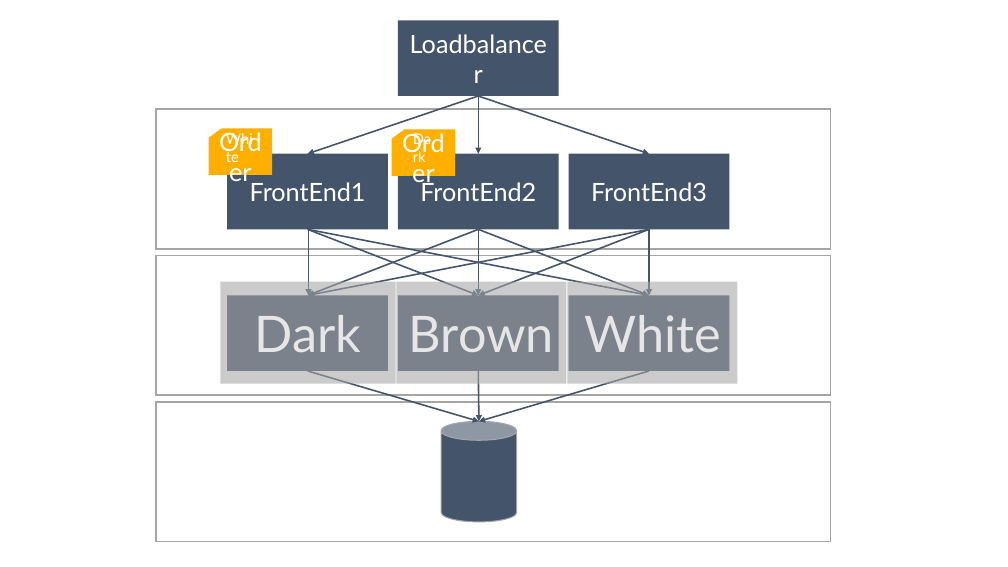
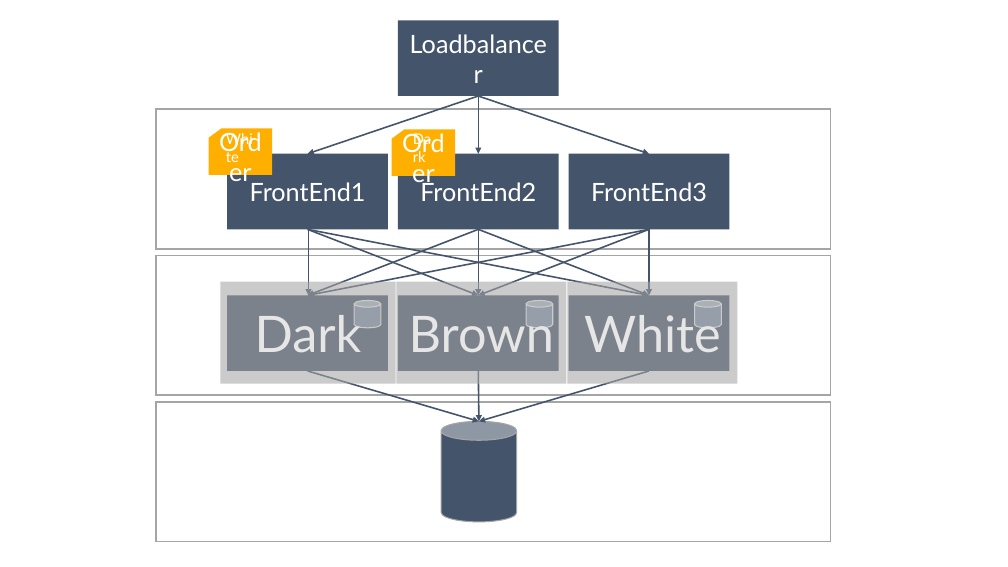
Before and after one commit to danielmarbach/Microservices.ServiceFabric, a slide deck: slide 20 of presentation.pptx. Drawn at 1008x567 pixels with LibreOffice and Linux fonts; fonts in the diff are those of the drawing. Boxes give left, top, right and bottom in pixels: in the first picture for what was removed or moved away, otherwise in the second. Text is boxed around its words. In the diff, an @@ line names an element or a change of style, - is before the commit and + after.

```diff
--- a/presentation.pptx
+++ b/presentation.pptx
@@ cylinder added at [355, 300, 381, 327], fill #8497B0, outline #FFFFFF 1 pt @@
@@ cylinder added at [526, 300, 553, 327], fill #8497B0, outline #FFFFFF 1 pt @@
@@ cylinder added at [695, 300, 721, 327], fill #8497B0, outline #FFFFFF 1 pt @@
```
Also in this commit, not shown: 2 other slides changed, 1 other file.
